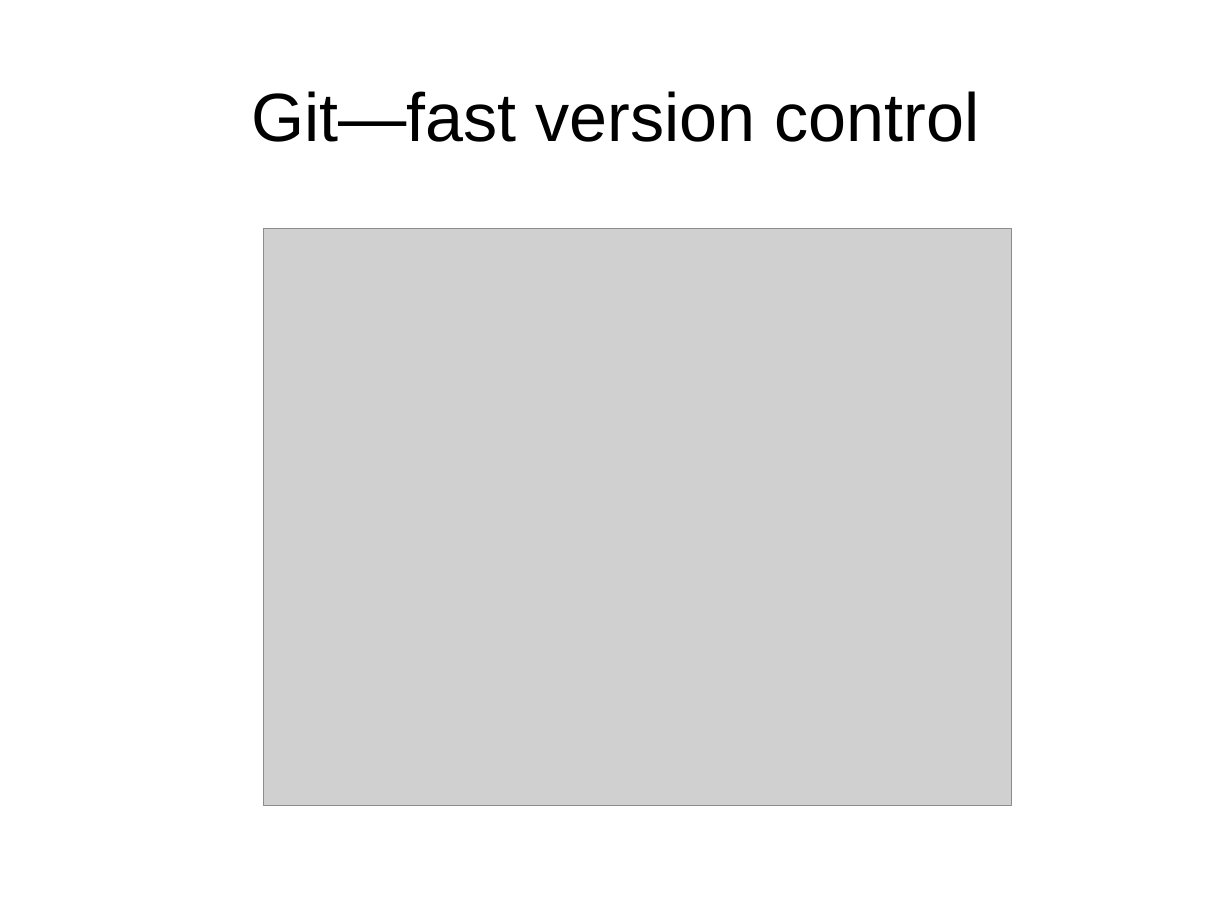
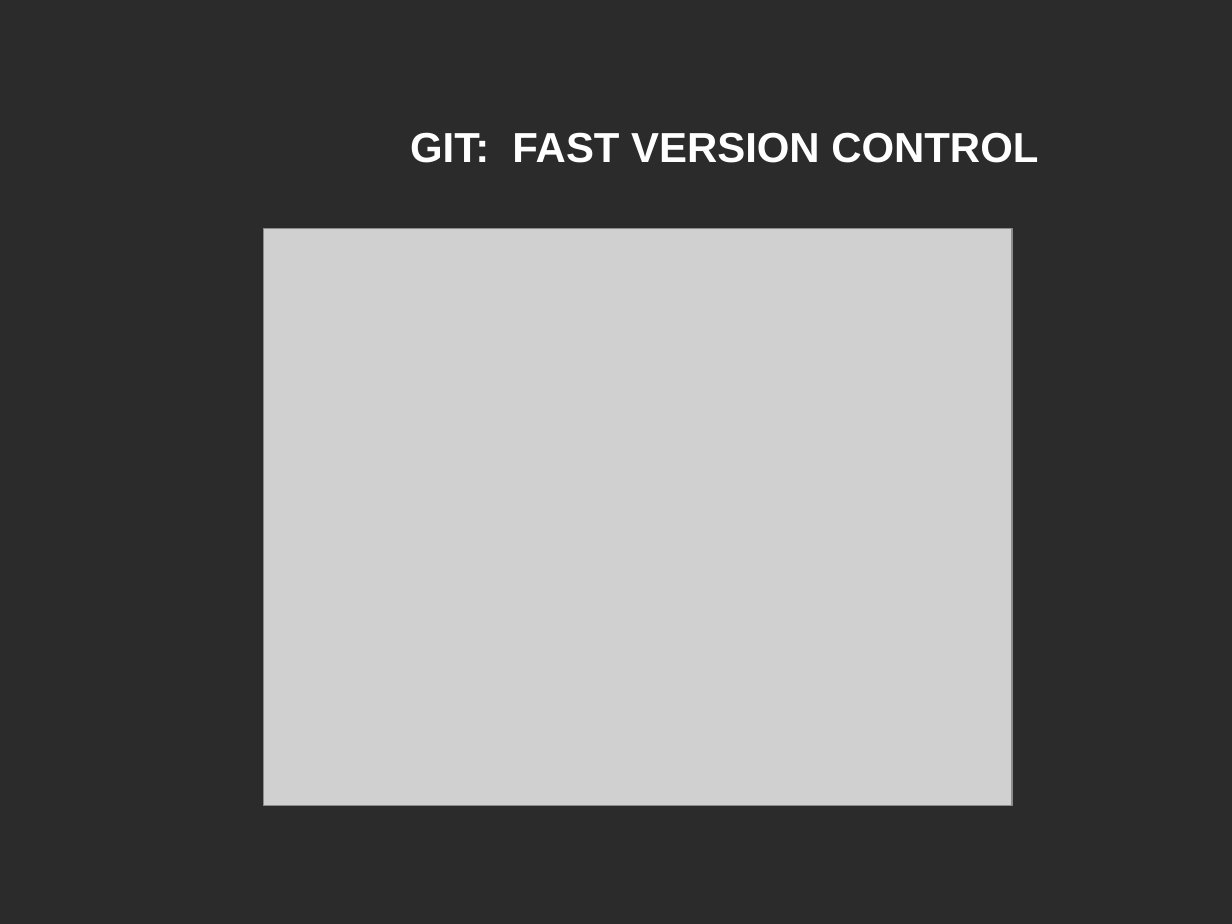
Before and after one commit to FineWilms/Workshop_github, a slide deck: slide 1 of intro2Git.odp. Drawn at 1232x924 pixels with LibreOffice and Linux fonts; fonts in the diff are those of the drawing; grey boxes stand for pictures; background and template pictures are left out; a plain dark background stands for a picture behind light text. Boxes give left, top, right and bottom in pixels: in the first picture for what was removed or moved away, otherwise in the second. Text is boxed around its words. In the diff, an @@ line names an element or a change of style, - is before the commit and + after.

```diff
--- a/intro2Git.odp
+++ b/intro2Git.odp
@@ background #FFFFFF to picture (left out) @@
@@ title "GIT: FAST VERSION CONTROL" at box(410, 132, 1038, 163): vertical alignment middle to top @@
@@ title at box(410, 132, 1038, 163): text changed; size 44 to 27 pt; text colour #000000 to #FFFFFF; bold on @@
-Git—fast version control
+GIT: FAST VERSION CONTROL
```
Also in this commit, not shown: 11 other slides changed.
